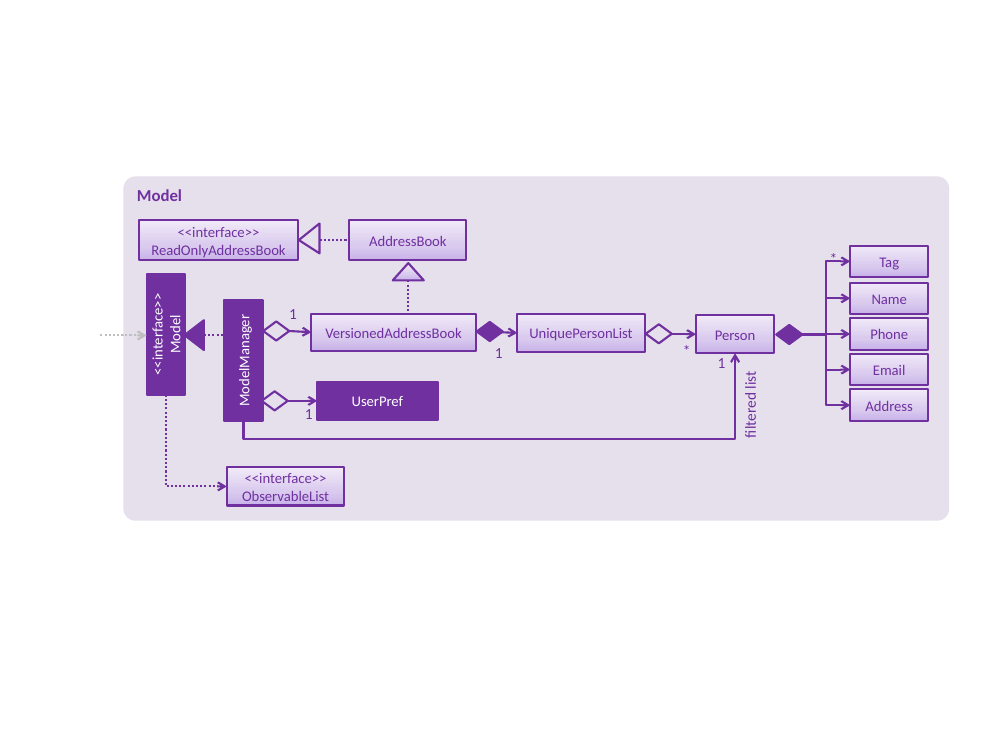
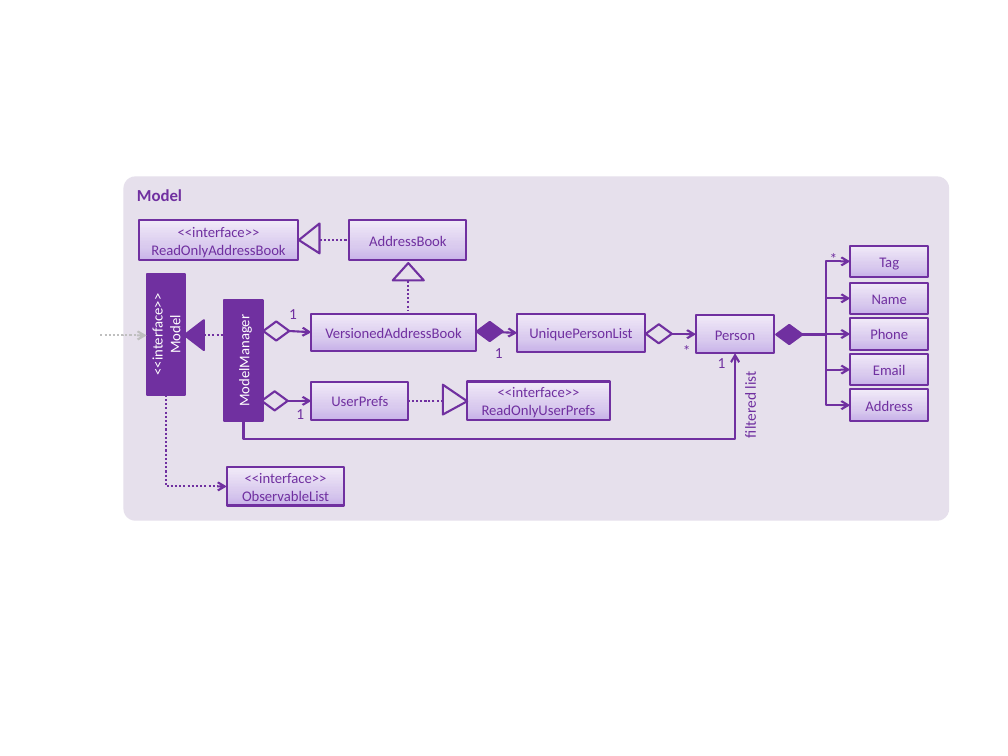
Before and after one commit to samuelthen/tp, a slide deck: slide 1 of docs/diagrams/ModelComponentClassDiagram.pptx. Drawn at 1008x756 pixels with LibreOffice and Linux fonts; fonts in the diff are those of the drawing. Boxes give left, top, right and bottom in pixels: in the first picture for what was removed or moved away, otherwise in the second. Text is boxed around its words. In the diff, an @@ line names an element or a change of style, - is before the commit and + after.

Commit message:
model: introduce ReadOnlyUserPrefs
UserPrefs is mutable. However, there are some places in the codebase
(e.g. Storage#saveUserPrefs(...)) where this mutability is not required.
In fact, it would be beneficial to ensure that these places do _not_
modify the provided UserPrefs object.

Similar to how AddressBook has a ReadOnlyAddressBook counterpart,
introduce a ReadOnlyUserPrefs counterpart to UserPrefs, which only
provides access to the getters of the UserPrefs object.

```diff
--- a/docs/diagrams/ModelComponentClassDiagram.pptx
+++ b/docs/diagrams/ModelComponentClassDiagram.pptx
@@ triangle at (393, 263, 424, 280): fill gradient #C9B5E8 to #D8CBEE to #F0EAF9 to #E6E0EC @@
@@ elbow line (408, 280) - (408, 310): route changed @@
@@ rectangle "UserPrefs": place and size @@
-rectangle "UserPrefs" at (318, 382, 438, 420)
+rectangle "UserPrefs" at (311, 382, 408, 420)
@@ rectangle "UserPrefs" at (311, 382, 408, 420): fill #7030A0 to gradient #C9B5E8 to #D8CBEE to #F0EAF9 @@
@@ triangle added at (444, 384, 468, 414), fill #E6E0EC, outline #7030A0 1.5 pt @@
@@ rectangle added at (468, 381, 610, 419), fill gradient #C9B5E8 to #D8CBEE to #F0EAF9, outline #7030A0 1.5 pt, 10.5 pt, text #7030A0 @@
+<<interface>>
+ReadOnlyUserPrefs
@@ arrow moved from (287, 401) - (318, 401) to (287, 401) - (311, 401) @@
@@ text "1": place and size @@
-text "1" at (305, 409, 313, 419)
+text "1" at (296, 409, 304, 419)
@@ text in rectangle at (331, 396, 388, 406): text changed; text colour #FFFFFF to #7030A0 @@
-UserPref
+UserPrefs
@@ elbow line added from (443, 401) to (408, 401), #7030A0 1.5 pt dashed @@
```
Also in this commit, not shown: 8 other files.
